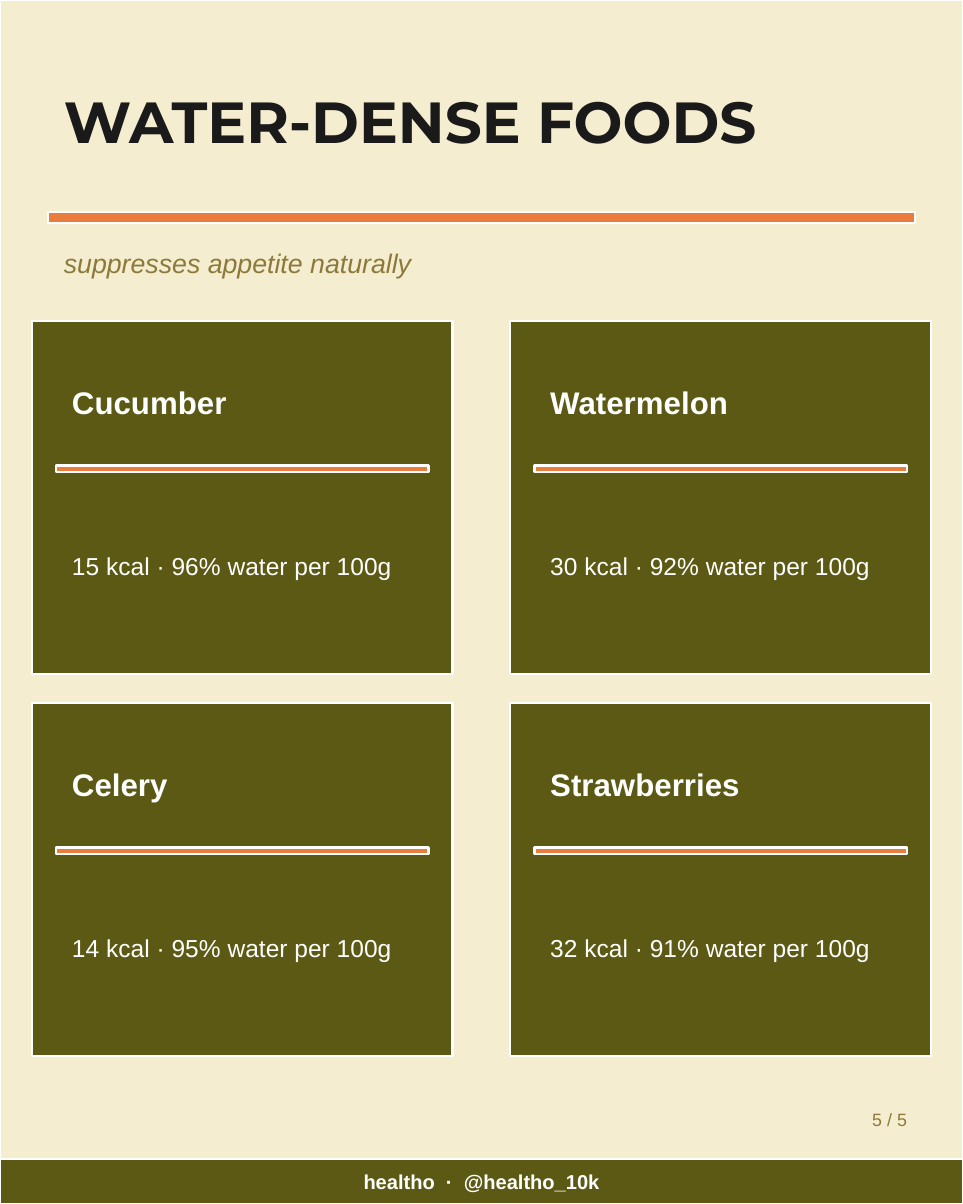
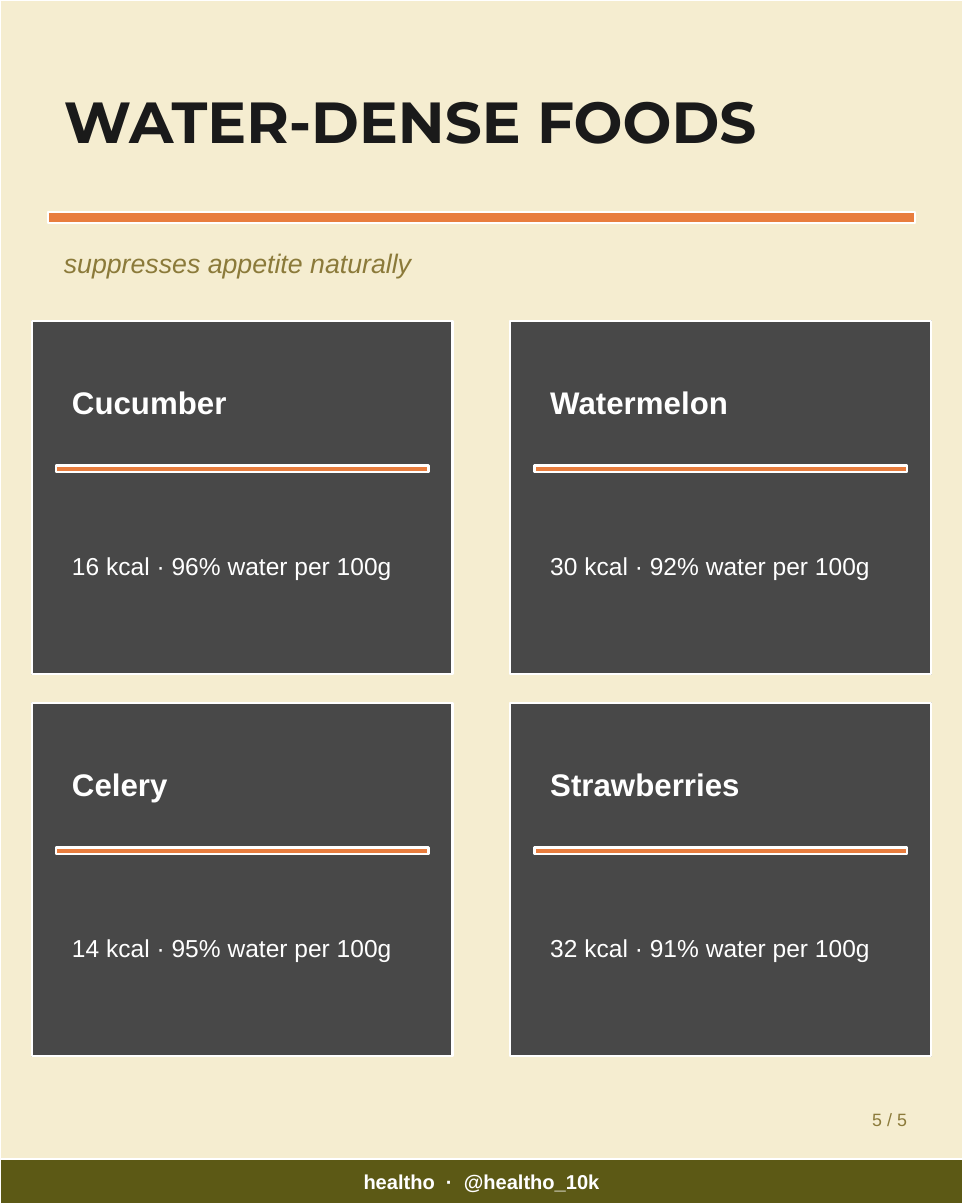
Before and after one commit to healtho-app/healtho, a slide deck: slide 5 of automation/output/2026-03-24-week13-topic3-carousel.pptx. Drawn at 963x1204 pixels with LibreOffice and Linux fonts; fonts in the diff are those of the drawing; grey boxes stand for pictures. Boxes give left, top, right and bottom in pixels: in the first picture for what was removed or moved away, otherwise in the second. Text is boxed around its words. In the diff, an @@ line names an element or a change of style, - is before the commit and + after.

```diff
--- a/automation/output/2026-03-24-week13-topic3-carousel.pptx
+++ b/automation/output/2026-03-24-week13-topic3-carousel.pptx
@@ picture added at <box>32,321,453,674</box> @@
@@ picture added at <box>510,321,931,674</box> @@
@@ text at <box>72,557,392,580</box>: text changed @@
-15 kcal · 96% water per 100g
+16 kcal · 96% water per 100g
@@ picture added at <box>32,703,453,1056</box> @@
@@ fill #5C5915 to #000000 at 65% opacity in 4 elements at <box>32,321,453,674</box>, <box>510,321,931,674</box>, <box>32,703,453,1056</box>, <box>510,703,931,1056</box> @@
@@ picture added at <box>510,703,931,1056</box> @@
```
Also in this commit, not shown: 3 other slides changed, 5 other files.
